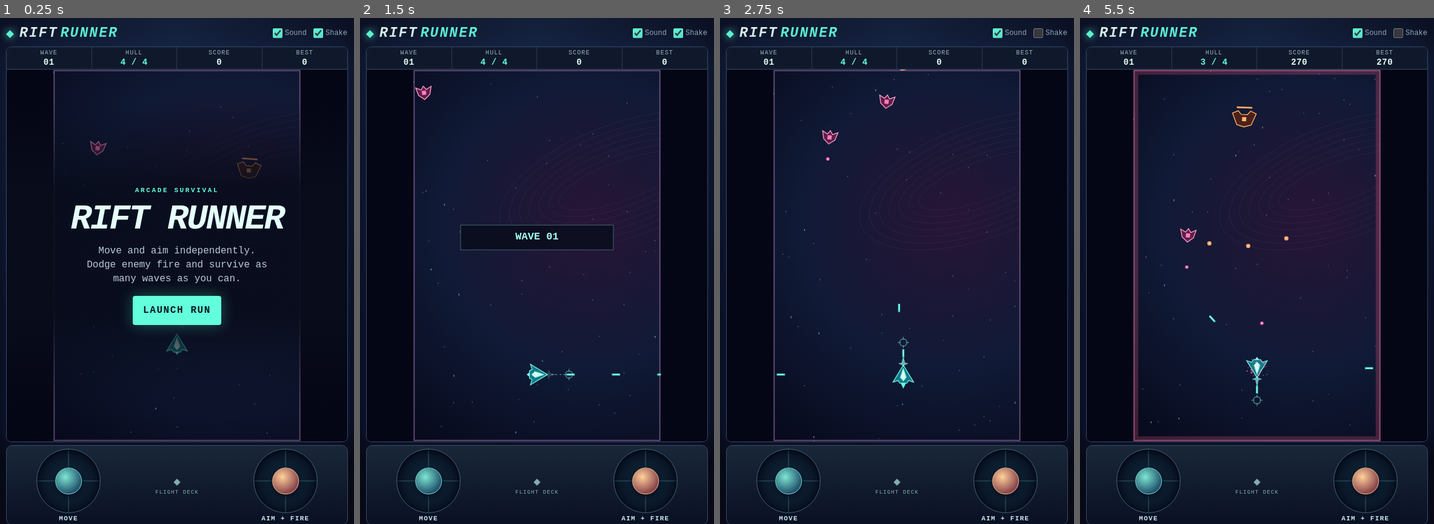
Above: before the commit, frames 1-4 (left to right).
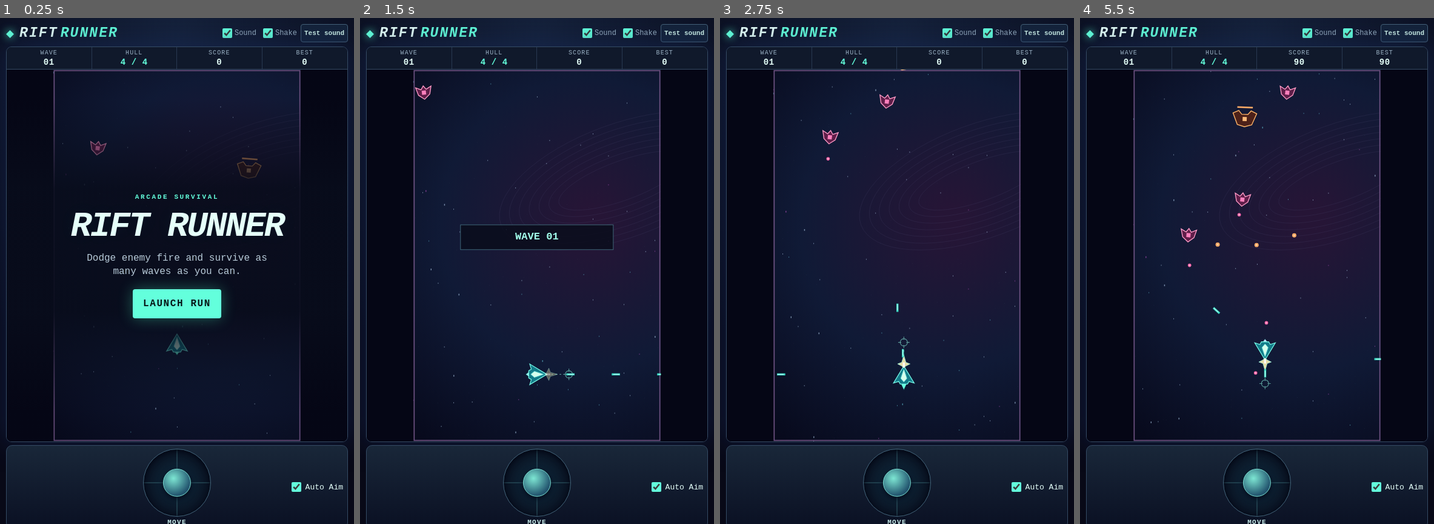
Above: after the commit, the same moments.

Repository: gambizt3-dev/rift-runner
Game: browser game, page index.html
The game is run twice, just before and just after one commit, with the same random seed, the same clock (stepped at 60 frames per second) and the same inputs.
Inputs (mouse positions are in pixels of both pictures, inside the frame that each line leads up to):
- Up to frame 1 (0.25 s): no input
- Up to frame 2 (1.5 s): click "LAUNCH RUN" at 0.27 s; hold Right from 1.03 s (still down); click (537, 291) at 1.07 s; tap Space at 1.1 s
- Up to frame 3 (2.75 s): release Right at 1.53 s; hold Down 1.58-1.85 s; tap Space at 1.6, 2.1, 2.6 s; click (829, 220) at 1.67 s; hold Left 1.9-2.47 s; click "on" (after the commit: "Test sound") at 2.02 s; click (964, 200) at 2.27 s; tap D at 2.52 s; hold Up from 2.52 s (still down)
- Up to frame 4 (5.5 s): release Up at 2.82 s; click (1306, 331) at 2.87 s; hold Right 2.87-3.53 s; tap Space every 0.5 s from 3.1 to 5.1 s; click (1172, 346) at 3.47 s; tap A at 3.52 s; hold Up 3.58-3.82 s; hold Left 3.87-4.3 s; click (1257, 179) at 4.07 s; hold Down 4.35-4.68 s; click "Move joystick" at 4.52 s; tap W at 4.52 s; click (1359, 276) at 4.67 s; hold Right 4.73-5.23 s; click (1154, 255) at 5.27 s; hold Down from 5.28 s (still down)

The runs differ from the first frame. In frame 1, 6.2% of the frame differs, in the area x 1-99%, y 1-100%; in frame 2, 2.5%; in frame 3, 2.4%; in frame 4, 6.4%.

Commit message:
Improve phone steering, add cannon impact and sound recovery

Diff:
--- a/game.js
+++ b/game.js
@@ -1,6 +1,6 @@
 'use strict';
 (() => {
-const canvas=document.getElementById('game'),hud=document.ge …(208 unchanged characters)… itch=document.getElementById('sound-on');
+const canvas=document.getElementById('game'),hud=document.ge …(208 unchanged characters)… itch=document.getElementById('sound-on'),soundTest=document.getElementById('test-sound'),soundStatus=document.getElementById('sound-status'),aimSwitch=document.getElementById('aim-mode'),deck=document.getElementById('flight-deck'),touchHelp=document.getElementById('touch-help');
 if(!canvas||!hud||!overlay)return;
 const g=canvas.getContext('2d',{alpha:false});
 if(!g){overlay.textContent='This browser cannot display the game canvas.';return;}
@@ -12,28 +12,54 @@
 motion?.addEventListener?.('change',e=>{if(e.matches&&shakeSwitch)shakeSwitch.checked=false;});
 const soundKey='rift-runner.sound.v1';
 function preferredSound(){try{const stored=localStorage.getItem(soundKey);if(stored==='on'||stored==='off')return stored==='on';}catch{}return soundSwitch?.checked??true;}
-let soundOn=preferredSound(),audio=null,master=null,openingAudio=false;
-const voices=new Set(),masterLevel=.28;
+let soundOn=preferredSound(),audio=null,master=null,openingAudio=null;
+const voices=new Set(),masterLevel=.28;let noiseContext=null,noiseBuffer=null;
 if(soundSwitch)soundSwitch.checked=soundOn;
-function unlockAudio(){
- if(!soundOn)return;
+const audioClock=()=>globalThis.performance?.now?.()??Date.now();
+function audioStatus(text){if(soundStatus&&soundStatus.textContent!==text)soundStatus.textContent=text;}
+const audioReady=()=>audioStatus('Audio active in browser.');
+const audioPending=()=>audioStatus('No audio yet. Tap Test sound again.');
+audioStatus(soundOn?'Ready. Tap Test sound.':'Sound off.');
+function unlockAudio(onReady){
+ if(!soundOn){audioStatus('Sound off. Turn Sound on to test.');return;}
+ let attempt;
  try{
   if(!audio||audio.state==='closed'){
-   const AudioCtx=window.AudioContext||window.webkitAudioContext;if(!AudioCtx)return;
+   const AudioCtx=window.AudioContext||window.webkitAudioContext;
+   if(!AudioCtx){audioStatus('No audio yet. Web Audio is unavailable here.');return;}
    audio=new AudioCtx();master=audio.createGain();master.gain.value=masterLevel;master.connect(audio.destination);
+   const context=audio;context.addEventListener?.('statechange',()=>{
+    if(audio!==context||!soundOn)return;
+    if(context.state==='running')audioReady();else audioPending();
+   });
   }
-  if(audio.state!=='running'&&!openingAudio){
-   openingAudio=true;
-   Promise.resolve(audio.resume()).catch(()=>{}).finally(()=>{openingAudio=false;});
+  const context=audio;
+  if(context.state==='running'){audioReady();if(!document.hidden)onReady?.();return;}
+  const now=audioClock();
+  if(openingAudio?.context===context&&now<openingAudio.until){
+   if(onReady)openingAudio.ready=onReady;
+   return;
   }
- }catch{openingAudio=false;}
+  // A previous resume() may never settle on iOS. Let a later real gesture
+  // retry the same context without a timer that tries to start audio itself.
+  attempt={context,until:now+420,ready:onReady??(openingAudio?.context===context?openingAudio.ready:undefined)};
+  openingAudio=attempt;audioPending();
+  Promise.resolve(context.resume()).then(()=>{
+   if(openingAudio!==attempt||audio!==context||!soundOn)return;
+   if(context.state==='running'){audioReady();if(!document.hidden)attempt.ready?.();}
+   else audioPending();
+  },()=>{if(openingAudio===attempt&&soundOn)audioPending();}).finally(()=>{
+   if(openingAudio===attempt)openingAudio=null;
+  });
+ }catch{if(openingAudio===attempt)openingAudio=null;audioPending();}
 }
 soundSwitch?.addEventListener('change',()=>{
  soundOn=soundSwitch.checked;
  try{localStorage.setItem(soundKey,soundOn?'on':'off');}catch{}
  if(master){try{master.gain.value=soundOn?masterLevel:0;}catch{}}
- if(soundOn)unlockAudio();
-});
+ if(soundOn)unlockAudio();else{openingAudio=null;audioStatus('Sound off.');}
+});
+soundTest?.addEventListener('click',()=>unlockAudio(()=>sound('shot')));
 function tone(type,from,to,duration,volume,delay=0){
  if(!soundOn||!master||audio?.state!=='running'||voices.size>=11||document.hidden)return;
  let note,level;
@@ -47,15 +73,52 @@
   note.start(t);note.stop(t+duration+.012);
  }catch{if(note)voices.delete(note);try{note?.disconnect();level?.disconnect();}catch{}}
 }
+function cannonCrack(){
+ if(!soundOn||!master||audio?.state!=='running'||voices.size>=11||document.hidden)return;
+ let hit,filter,env;
+ try{
+  if(noiseContext!==audio){
+   const size=Math.ceil(audio.sampleRate*.065),buf=audio.createBuffer(1,size,audio.sampleRate),samples=buf.getChannelData(0);
+   let seed=9137,tail=0;
+   for(let i=0;i<size;i++){seed=(seed*1664525+1013904223)>>>0;const white=(seed/2147483648)-1;tail=.38*tail+.62*white;samples[i]=.8*tail;}
+   noiseContext=audio;noiseBuffer=buf;
+  }
+  const t=audio.currentTime;
+  hit=audio.createBufferSource();hit.buffer=noiseBuffer;
+  filter=audio.createBiquadFilter();filter.type='lowpass';filter.frequency.setValueAtTime(1600,t);filter.frequency.exponentialRampToValueAtTime(280,t+.052);
+  env=audio.createGain();env.gain.setValueAtTime(.19,t);env.gain.exponentialRampToValueAtTime(.001,t+.065);
+  hit.connect(filter);filter.connect(env);env.connect(master);voices.add(hit);
+  hit.onended=()=>{voices.delete(hit);try{hit.disconnect();filter.disconnect();env.disconnect();}catch{}};
+  hit.start(t);hit.stop(t+.067);
+ }catch{if(hit)voices.delete(hit);try{hit?.disconnect();filter?.disconnect();env?.disconnect();}catch{}}
+}
 function sound(kind){
- if(kind==='shot')tone('square',490,210,.065,.12);
- if(kind==='hit')tone('triangle',730,160,.067,.15);
+ if(kind==='shot'){tone('triangle',177,55,.105,.31);cannonCrack();}
+ if(kind==='hit')tone('triangle',410,115,.083,.18);
  if(kind==='blast'){tone('sawtooth',145,43,.19,.20);tone('triangle',82,33,.22,.20,.017);}
  if(kind==='damage'){tone('square',218,66,.14,.17);tone('triangle',290,110,.17,.18,.025);}
 }
+const aimKey='rift-runner.aim-mode.v1';
+function preferredAim(){try{const stored=localStorage.getItem(aimKey);if(stored==='manual'||stored==='auto')return stored==='auto';}catch{}return true;}
+let autoAim=preferredAim(),touchPilot=false,autoLock=null;
+const usingAutoAim=()=>autoAim&&touchPilot;
+function selectInput(touch){if(touchPilot!==touch){touchPilot=touch;autoLock=null;}}
+function showAimMode(){
+ if(aimSwitch)aimSwitch.checked=autoAim;
+ if(deck)deck.dataset.mode=autoAim?'auto':'manual';
+ if(touchHelp)touchHelp.textContent=autoAim?'Drag Move to dodge. Your ship aims and fires at visible enemies.':'Drag Move to fly and hold Aim & fire to shoot. A centre tap fires in the last direction.';
+}
+showAimMode();
+aimSwitch?.addEventListener('change',()=>{
+ autoAim=aimSwitch.checked;autoLock=null;tapAim=null;
+ const old=aimPtr;aimPtr=null;showStick(aimPad);
+ if(old){try{aimPad?.releasePointerCapture?.(old.id);}catch{}}
+ try{localStorage.setItem(aimKey,autoAim?'auto':'manual');}catch{}
+ showAimMode();
+});
 const stars=Array.from({length:150},(_,i)=>({x:(i*107+i*i*11)%W,y:(i*173+i*i*7)%H,r:i%17===0?1.65:i%3===0?1.04:.44,d:18+(i%13)*7,h:i%5===0?'#67c3d6':i%7===0?'#b853c2':'#b4d1ed'}));
 let best=past(),state='menu',p,wave,score,remaining,spawnIn,shotDue,elapsed=0,last=0,flash=0,shake=0,frame=0,nextWaveIn=0,waveCue=0,movePtr=null,aimPtr=null,mousePtr=null,mousePoint=null,tapAim=null,scale=1,dx=0,dy=0,cssScale=1,viewW=1,viewH=1,hiDpi=1;
-let shots=[],foeShots=[],foes=[],sparks=[],recoil=0,shotKick=0;
+let shots=[],foeShots=[],foes=[],sparks=[],rings=[],recoil=0;
 const kick=amount=>{shake=Math.max(shake,amount);};
 const keys=new Set();
 const has=(...a)=>a.some(k=>keys.has(k));
@@ -70,7 +133,7 @@
 }
 function clearInput(){
  const release=[[movePad,movePtr?.id],[aimPad,aimPtr?.id],[canvas,mousePtr]];
- keys.clear();movePtr=null;aimPtr=null;mousePtr=null;mousePoint=null;tapAim=null;
+ keys.clear();movePtr=null;aimPtr=null;mousePtr=null;mousePoint=null;tapAim=null;autoLock=null;
  showStick(movePad);showStick(aimPad);
  for(const [pad,id] of release)if(id!==null&&id!==undefined){try{pad?.releasePointerCapture?.(id);}catch{}}
 }
@@ -78,12 +141,12 @@
 function liveFocus(){canvas.focus({preventScroll:true});}
 function start(){
  p={x:W/2,y:H*.82,hp:4,max:4,speed:245,damage:1,cool:.18,inv:0,vx:0,vy:0,aim:-Math.PI/2};
- score=0;wave=1;elapsed=0;flash=0;shake=0;recoil=0;shotKick=0;clearInput();
+ score=0;wave=1;elapsed=0;flash=0;shake=0;recoil=0;clearInput();
  beginWave();liveFocus();
 }
 function beginWave(){
- remaining=Math.min(30,5+wave*2);spawnIn=.25;shotDue=.12;shots=[];foeShots=[];foes=[];sparks=[];
- p.inv=Math.max(.4,p.inv);recoil=0;shotKick=0;nextWaveIn=0;waveCue=1.25;state='play';overlay.hidden=true;updateHud();
+ remaining=Math.min(30,5+wave*2);spawnIn=.25;shotDue=.12;shots=[];foeShots=[];foes=[];sparks=[];rings=[];autoLock=null;
+ p.inv=Math.max(.4,p.inv);recoil=0;nextWaveIn=0;waveCue=1.25;state='play';overlay.hidden=true;updateHud();
 }
 function dead(){
  state='dead';p.hp=0;record();clearInput();updateHud();
@@ -99,6 +162,8 @@
 overlay.addEventListener('click',ev=>{
  const bt=ev.target.closest('[data-rift]');if(!bt)return;
  const a=bt.dataset.rift;
+ if(a!=='start'&&a!=='resume')return;
+ if(ev.pointerType==='touch'||ev.pointerType==='pen')selectInput(true);else if(ev.pointerType==='mouse')selectInput(false);
  if(a==='start'&&['menu','dead'].includes(state)){unlockAudio();start();}
  else if(a==='resume'&&state==='pause'){unlockAudio();pause();}
 });
@@ -107,7 +172,7 @@
 window.addEventListener('keydown',e=>{
  if(['Escape','KeyP'].includes(e.code)&&!e.repeat&&['play','pause'].includes(state)){e.preventDefault();pause();return;}
  if(state!=='play'||!flightKeys.has(e.code)||e.code==='Space'&&document.activeElement!==canvas)return;
- e.preventDefault();if(!e.repeat)unlockAudio();keys.add(e.code);
+ e.preventDefault();selectInput(false);if(!e.repeat)unlockAudio();keys.add(e.code);
  if(!e.repeat&&e.code.startsWith('Arrow')){const [x,y]=keyAim();if(x||y)tapAim=p.aim=Math.atan2(y,x);}
  if(!e.repeat&&e.code==='Space')tapAim=p.aim;
 },{passive:false});
@@ -132,7 +197,7 @@
 function stickVector(pad,e){
  const box=pad.getBoundingClientRect(),x=e.clientX-box.left-box.width/2,y=e.clientY-box.top-box.height/2,m=Math.hypot(x,y);
  const radius=clamp(Math.min(box.width,box.height)*.30,13,34),dead=radius*.19;
- const power=clamp((m-dead)/(radius-dead),0,1),u=m?x/m:0,v=m?y/m:0;
+ const power=Math.pow(clamp((m-dead)/(radius-dead),0,1),1.38),u=m?x/m:0,v=m?y/m:0;
  return {x:u*power,y:v*power,dx:u*Math.min(radius,m),dy:v*Math.min(radius,m),angle:m>dead?Math.atan2(y,x):null};
 }
 function connectPad(pad,forAim){
@@ -143,9 +208,9 @@
   if(forAim&&v.angle!==null){p.aim=v.angle;if(tapAim!==null)tapAim=p.aim;}
  };
  pad.addEventListener('pointerdown',e=>{
-  if(state!=='play'||e.button>0||(forAim?aimPtr:movePtr))return;
+  if(state!=='play'||e.button>0||forAim&&autoAim||(forAim?aimPtr:movePtr))return;
   const other=forAim?movePtr:aimPtr;if(other?.id===e.pointerId)return;
-  e.preventDefault();unlockAudio();capture(pad,e);
+  e.preventDefault();selectInput(true);unlockAudio();capture(pad,e);
   if(forAim){aimPtr={id:e.pointerId};tapAim=p.aim;}else movePtr={id:e.pointerId};
   update(e);
  });
@@ -162,11 +227,11 @@
 connectPad(movePad,false);connectPad(aimPad,true);
 canvas.addEventListener('pointerdown',e=>{
  if(state!=='play'||e.pointerType!=='mouse'||e.button>0||mousePtr!==null)return;
- const q=fieldPoint(e);e.preventDefault();liveFocus();unlockAudio();mousePtr=e.pointerId;mousePoint=q;p.aim=angleTo(q.x,q.y);tapAim=p.aim;capture(canvas,e);
+ const q=fieldPoint(e);e.preventDefault();selectInput(false);liveFocus();unlockAudio();mousePtr=e.pointerId;mousePoint=q;p.aim=angleTo(q.x,q.y);tapAim=p.aim;capture(canvas,e);
 });
 canvas.addEventListener('pointermove',e=>{
  if(state!=='play'||e.pointerType!=='mouse')return;
- const q=fieldPoint(e);mousePoint=q;if(!aimPtr)p.aim=angleTo(q.x,q.y);
+ const q=fieldPoint(e);mousePoint=q;if(!aimPtr&&!usingAutoAim())p.aim=angleTo(q.x,q.y);
 });
 for(const event of ['pointercancel','pointerup','lostpointercapture'])canvas.addEventListener(event,e=>{
  if(mousePtr===e.pointerId){mousePtr=null;if(event!=='pointerup')tapAim=null;}
@@ -186,6 +251,10 @@
  }
  if(sparks.length>420)sparks.splice(0,sparks.length-420);
 }
+function burstRing(x,y,size,colour){
+ const life=.19;
+ rings.push({x,y,size,colour,life,max:life});if(rings.length>22)rings.shift();
+}
 function enter(){
  const tank=(remaining+wave)%3===0,seed=rand(0,TAU),x=rand(45,W-45),hp=tank?3+Math.floor(wave/4):1+Math.floor(wave/7);
  foes.push({x,y:-25,center:x,seed,age:0,next:rand(1.05,2),tank,hp,max:hp,r:tank?19:13,speed:tank?38+wave*2:65+wave*4});
@@ -193,7 +262,7 @@
 const hit=(a,b,r)=>Math.hypot(a.x-b.x,a.y-b.y)<r;
 function damage(x,y){
  if(!p||p.inv>0)return;
- p.hp--;p.inv=.85;flash=.22;kick(.28);sound('damage');blast(x,y,'#ff79b1',26,1.2);
+ p.hp--;p.inv=.85;flash=.22;kick(.28);sound('damage');blast(x,y,'#ff79b1',26,1.2);burstRing(x,y,25,'#ff81ab');
  updateHud();if(p.hp===0)dead();
 }
 function pew(f){
@@ -203,20 +272,44 @@
   foeShots.push({x:f.x,y:f.y+9,vx:Math.cos(a+t)*v,vy:Math.sin(a+t)*v,heavy:f.tank});
  }
 }
+function autoTarget(){
+ if(!usingAutoAim()){autoLock=null;return null;}
+ const visible=f=>f.hp>0&&f.y>=0&&f.y<=H&&f.x>=0&&f.x<=W;
+ const distance=f=>(f.x-p.x)**2+(f.y-p.y)**2;
+ let nearest=null,bestDistance=Infinity;
+ for(const f of foes)if(visible(f)){const gap=distance(f);if(gap<bestDistance){nearest=f;bestDistance=gap;}}
+ // Keep the live lock if it is within ~14% of the nearest distance.
+ if(nearest&&autoLock&&visible(autoLock)&&foes.includes(autoLock)&&distance(autoLock)<=bestDistance*1.30)return autoLock;
+ autoLock=nearest;return autoLock;
+}
 function simulate(dt){
  p.inv-=dt;spawnIn-=dt;shotDue-=dt;waveCue=Math.max(0,waveCue-dt);
  const x=movePtr?.x??(Number(has('KeyD'))-Number(has('KeyA'))),y=movePtr?.y??(Number(has('KeyS'))-Number(has('KeyW'))),m=Math.max(1,Math.hypot(x,y));
- p.vx=x/m*p.speed;p.vy=y/m*p.speed;p.x=clamp(p.x+p.vx*dt,21,W-21);p.y=clamp(p.y+p.vy*dt,42,H-24);
+ if(x||y){
+  const dx=x/m*p.speed-p.vx,dy=y/m*p.speed-p.vy,change=Math.hypot(dx,dy),blend=change?Math.min(1,1250*dt/change):0;
+  p.vx+=dx*blend;p.vy+=dy*blend;
+ }else{
+  // Coasting preserves heading; light drag gradually bleeds speed.
+  const keep=Math.exp(-.72*dt);p.vx*=keep;p.vy*=keep;
+ }
+ const left=21,right=W-21,top=42,bottom=H-24,px=p.x+p.vx*dt,py=p.y+p.vy*dt;
+ p.x=clamp(px,left,right);p.y=clamp(py,top,bottom);
+ if(px<=left&&p.vx<0||px>=right&&p.vx>0)p.vx=0;
+ if(py<=top&&p.vy<0||py>=bottom&&p.vy>0)p.vy=0;
  if(nextWaveIn>0){nextWaveIn-=dt;if(nextWaveIn<=0){wave++;beginWave();}}
  if(remaining>0&&spawnIn<=0){enter();remaining--;spawnIn=Math.max(.33,1.04-wave*.055);}
- const [ax,ay]=keyAim();
- if(ax||ay)p.aim=Math.atan2(ay,ax);
- else if(!aimPtr&&mousePtr!==null&&mousePoint)p.aim=angleTo(mousePoint.x,mousePoint.y);
- if(shotDue<=0&&(ax||ay||aimPtr||mousePtr!==null||has('Space')||tapAim!==null)){
-  const a=(ax||ay||aimPtr||mousePtr!==null||has('Space'))?p.aim:tapAim;
+ const [ax,ay]=keyAim(),automatic=usingAutoAim(),target=autoTarget();
+ if(target)p.aim=Math.atan2(target.y-p.y,target.x-p.x);
+ else if(!automatic){
+  if(ax||ay)p.aim=Math.atan2(ay,ax);
+  else if(!aimPtr&&mousePtr!==null&&mousePoint)p.aim=angleTo(mousePoint.x,mousePoint.y);
+ }
+ const manualHold=ax||ay||aimPtr||mousePtr!==null||has('Space');
+ if(shotDue<=0&&(automatic?target:manualHold||tapAim!==null)){
+  const a=automatic||manualHold?p.aim:tapAim;
   const ux=Math.cos(a),uy=Math.sin(a);p.aim=a;
   shots.push({x:p.x+ux*20,y:p.y+uy*20,vx:ux*480,vy:uy*480,a,d:p.damage});
-  tapAim=null;sound('shot');recoil=.10;if(shotKick<=0){kick(.065);shotKick=.21;}
+  tapAim=null;sound('shot');recoil=.115;kick(.115);
   shotDue=p.cool;
  }
  for(const f of foes){
@@ -227,12 +320,13 @@
    f.x=clamp(f.center+Math.sin(f.age*(f.tank?1.1:2.2)+f.seed)*(f.tank?35:50),21,W-21);
   }
   if(f.age>f.next&&f.y>42&&f.y<p.y+10){pew(f);f.next=f.age+Math.max(.65,(f.tank?1.7:2.2)-wave*.07)+rand(0,.35);}
-  if(hit(f,p,f.r+11)){f.hp=0;sound('blast');blast(f.x,f.y,'#ffae64',18);damage(p.x,p.y);}
+  if(hit(f,p,f.r+11)){f.hp=0;sound('blast');blast(f.x,f.y,'#ffae64',18);burstRing(f.x,f.y,f.r+14,'#ffb67d');damage(p.x,p.y);}
   if(state!=='play')return;
  }
  for(const b of shots){b.y+=b.vy*dt;b.x+=b.vx*dt;for(const f of foes){
   if(f.hp<=0||!hit(f,b,f.r+3))continue;
-  b.spent=true;f.hp-=b.d;blast(b.x,f.y,f.hp<=0?'#ffc47d':'#70ffe5',f.hp<=0?20:5,f.tank?1.22:1);
+  b.spent=true;f.hp-=b.d;blast(b.x,b.y,f.hp<=0?'#ffc47d':'#d5fff4',f.hp<=0?23:10,f.tank?1.22:1);
+  burstRing(b.x,b.y,f.hp<=0?f.r+14:12,f.hp<=0?'#ffca8c':'#abfff0');
   if(f.hp<=0){sound('blast');kick(f.tank?.22:.14);score+=(f.tank?175:80)+wave*10;record();updateHud();}else sound('hit');break;
  }}
  for(const b of foeShots){b.x+=b.vx*dt;b.y+=b.vy*dt;if(hit(b,p,12)){b.y=H+100;damage(p.x,p.y);if(state!=='play')return;}}
@@ -244,7 +338,7 @@
 }
 function poly(points){g.beginPath();points.forEach(([x,y],i)=>i===0?g.moveTo(x,y):g.lineTo(x,y));g.closePath();g.fill();if(g.lineWidth)g.stroke();}
 function shooter(x,y,a=-Math.PI/2,t=0){
- const push=state==='play'&&!motion?.matches?recoil*39:0;
+ const push=state==='play'&&!motion?.matches?recoil*58:0;
  g.save();g.translate(x-Math.cos(a)*push,y-Math.sin(a)*push);g.rotate(a+Math.PI/2);g.globalAlpha=p?.inv>0&&Math.floor(t*16)%2===0?.48:1;
  g.fillStyle=trail[Math.floor(t*28)%trail.length];g.strokeStyle='#07313e';g.lineWidth=1;
  poly([[-7,11],[0,23+Math.sin(t*44)*4],[7,11]]);
@@ -252,7 +346,7 @@
  poly([[0,-21],[20,12],[10,9],[7,14],[-7,14],[-10,9],[-20,12]]);
  g.fillStyle='#d5ffed';g.strokeStyle='#5bdcd9';g.lineWidth=1;
  poly([[0,-15],[6,3],[0,10],[-6,3]]);
- if(state==='play'&&recoil>0){g.globalAlpha=Math.min(1,recoil*10);g.fillStyle='#a5fff1';g.strokeStyle='#68e9dc';poly([[0,-37],[-3,-25],[-9,-24],[-2,-21],[0,-18],[2,-21],[9,-24],[3,-25]]);}
+ if(state==='play'&&recoil>0){g.globalAlpha=Math.min(1,recoil*11);g.fillStyle='#fff2b3';g.strokeStyle='#a2ffec';poly([[0,-42],[-4,-28],[-12,-25],[-4,-21],[0,-17],[4,-21],[12,-25],[4,-28]]);g.fillStyle='#ffffff';g.fillRect(-2,-28,4,9);}
  g.restore();
 }
 function enemy(f,t){
@@ -264,6 +358,15 @@
  g.restore();
 }
 function drawAim(){
+ if(usingAutoAim()){
+  if(!autoLock||autoLock.hp<=0||autoLock.y<0||autoLock.y>H)return;
+  const {x,y,r}=autoLock,s=r+6,l=7;
+  g.save();g.strokeStyle='rgba(146,255,230,.80)';g.lineWidth=1.4;g.beginPath();
+  for(const [u,v] of [[-1,-1],[1,-1],[-1,1],[1,1]]){
+   g.moveTo(x+u*(s-l),y+v*s);g.lineTo(x+u*s,y+v*s);g.lineTo(x+u*s,y+v*(s-l));
+  }
+  g.stroke();g.restore();
+ }
  const vx=Math.cos(p.aim),vy=Math.sin(p.aim),x=p.x+vx*62,y=p.y+vy*62;
  g.save();g.strokeStyle='rgba(146,255,230,.56)';g.lineWidth=1.35;g.setLineDash([3,5]);g.beginPath();
  g.moveTo(p.x+vx*28,p.y+vy*28);g.lineTo(x-vx*10,y-vy*10);g.stroke();g.setLineDash([]);
@@ -286,6 +389,7 @@
  for(const f of foes)if(f.hp>0)enemy(f,t);
  for(const b of shots){g.save();g.translate(b.x,b.y);g.rotate(b.a);g.fillStyle='#3adac4';g.fillRect(-11,-2,16,4);g.fillStyle='#c6fff2';g.fillRect(-8,-.65,12,1.3);g.restore();}
  for(const b of foeShots){g.fillStyle=b.heavy?'#ffac68':'#ff66ae';g.beginPath();g.arc(b.x,b.y,b.heavy?4.1:3.3,0,TAU);g.fill();g.fillStyle='#fff0d8';g.fillRect(b.x-1,b.y-1,2,2);}
+ for(const r of rings){g.globalAlpha=Math.min(1,r.life/r.max*1.45);g.strokeStyle=r.colour;g.lineWidth=2;g.beginPath();g.arc(r.x,r.y,motion?.matches?r.size*.66:3+(1-r.life/r.max)*r.size,0,TAU);g.stroke();}
  for(const z of sparks){g.globalAlpha=z.life/z.max;g.fillStyle=z.tone;g.fillRect(z.x,z.y,z.r,z.r);}
  g.globalAlpha=1;
  if(state==='play'&&(nextWaveIn>0||waveCue>0)){
@@ -297,13 +401,14 @@
 function tick(now){
  const dt=Math.min(.032,Math.max(0,(now-(last||now))/1000));last=now;
  if(!document.hidden&&state!=='pause'){
-  elapsed+=dt;flash=Math.max(0,flash-dt);shake=Math.max(0,shake-dt);recoil=Math.max(0,recoil-dt);shotKick=Math.max(0,shotKick-dt);
+  elapsed+=dt;flash=Math.max(0,flash-dt);shake=Math.max(0,shake-dt);recoil=Math.max(0,recoil-dt);
   if(state==='play')simulate(dt);
   for(const z of sparks){z.x+=z.dx*dt;z.y+=z.dy*dt;z.life-=dt;}
   sparks=sparks.filter(z=>z.life>0);
+  for(const r of rings)r.life-=dt;rings=rings.filter(r=>r.life>0);
  }
  draw(elapsed);frame=requestAnimationFrame(tick);
 }
-layout();updateHud();menu('Rift Runner','Move and aim independently. Dodge enemy fire and survive as many waves as you can.','start','Launch run','ARCADE SURVIVAL');
+layout();updateHud();menu('Rift Runner','Dodge enemy fire and survive as many waves as you can.','start','Launch run','ARCADE SURVIVAL');
 frame=requestAnimationFrame(tick);
 })();
--- a/index.html
+++ b/index.html
@@ -16,6 +16,7 @@
 <div class="settings" aria-label="Game settings">
 <label class="toggle"><input id="sound-on" type="checkbox" checked> <span>Sound</span></label>
 <label class="toggle"><input id="screen-shake" type="checkbox" checked> <span>Shake</span></label>
+<button class="sound-test" id="test-sound" type="button" aria-describedby="sound-status">Test sound</button>
 </div>
 </header>
 <section class="machine" aria-label="Single-stage space shooter">
@@ -25,12 +26,13 @@
 <div id="overlay"></div>
 </div>
 </section>
-<div class="flight-deck" aria-label="Touch flight controls">
+<div class="flight-deck" id="flight-deck" data-mode="auto" aria-label="Touch flight controls">
 <div class="pad-side"><button class="pad" id="move-pad" type="button" aria-label="Move joystick" aria-describedby="move-guide"><span class="thumb" aria-hidden="true"></span></button><span id="move-guide">MOVE</span></div>
-<div class="deck-center" aria-hidden="true"><span>◆</span><small>FLIGHT DECK</small></div>
+<div class="deck-center"><label class="toggle aim-toggle"><input id="aim-mode" type="checkbox" checked> <span>Auto Aim</span></label><small>TOUCH CONTROLS</small></div>
 <div class="pad-side"><button class="pad" id="aim-pad" type="button" aria-label="Aim and fire joystick" aria-describedby="fire-guide"><span class="thumb" aria-hidden="true"></span></button><span id="fire-guide">AIM + FIRE</span></div>
 </div>
-<footer id="controls"><span><b>Touch</b> Use the two sticks below the arena</span><span><b>Desktop</b> WASD to fly · arrows or hold mouse to aim + fire</span></footer>
+<div class="sound-feedback" id="sound-status" role="status"></div>
+<footer id="controls"><span id="touch-help">Steer with one thumb. Steer against drift to brake.</span><span><b>Desktop</b> WASD to fly · arrows or hold mouse to aim + fire</span></footer>
 </main>
 </body>
 </html>
--- a/style.css
+++ b/style.css
@@ -47,3 +47,21 @@
  #controls span+span{display:none}
 }
 @media(pointer:coarse) and (orientation:landscape) and (max-height:530px){.flight-deck{padding:2px}.pad{width:49px;height:49px}.stage{height:calc(100svh - 171px - env(safe-area-inset-bottom));min-height:90px}.pad-side{font-size:9px}.cabinet{max-width:500px}#controls{display:none}}
+@media(pointer:coarse),(hover:none){
+ .deck-center{align-content:center;grid-template-columns:1fr;gap:1px}
+ .aim-toggle{color:var(--paper);font-size:13px;min-height:42px}
+ .flight-deck[data-mode=auto]{position:relative;justify-content:center}
+ .flight-deck[data-mode=auto] .pad-side:last-child{display:none}
+ .flight-deck[data-mode=auto] .pad-side:first-child .pad{width:clamp(84px,25vw,112px);height:clamp(84px,25vw,112px)}
+ .flight-deck[data-mode=auto] .deck-center{position:absolute;right:7px;top:50%;transform:translateY(-50%);}
+ .flight-deck[data-mode=auto] .deck-center small{display:none}
+ #controls{font-size:12px}
+}
+@media(pointer:coarse) and (orientation:landscape) and (max-height:530px){
+ .flight-deck[data-mode=auto] .pad-side:first-child .pad{width:49px;height:49px}
+ .flight-deck[data-mode=auto] .deck-center{right:12px}
+}
+.sound-test{min-height:30px;padding:0 5px;background:#14233a;border:1px solid #46627a;color:#d1f6ec;border-radius:4px;font:700 11px ui-monospace,monospace;white-space:nowrap;cursor:pointer;touch-action:manipulation}
+.sound-feedback{color:#bbd6db;text-align:center;font-size:11px;line-height:1.25}
+.sound-feedback:empty{display:none}
+@media(max-width:375px){.brand h1{font-size:13px;letter-spacing:.03em}.brand{gap:4px}.mark{font-size:12px}.settings{gap:3px}.settings .toggle{font-size:11px}.sound-test{font-size:10px}}
